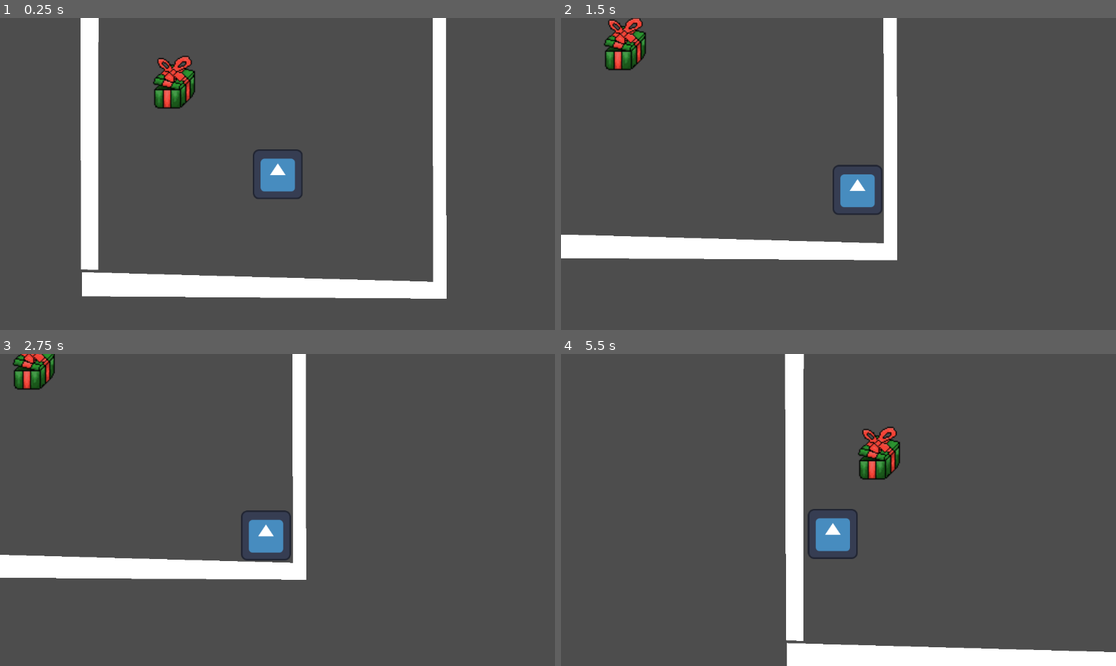
Above: before the commit, frames 1-4 (two rows, left to right).
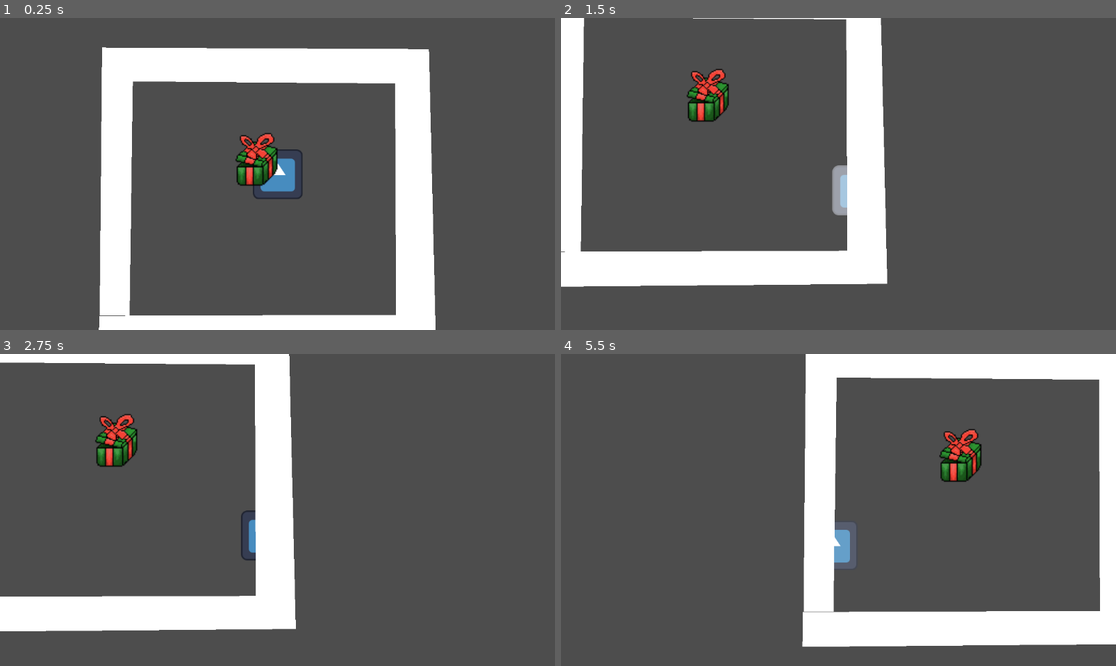
Above: after the commit, the same moments.

Repository: Creative0708/mcptjam2023prototype
Game: Godot game, scene res://scene.tscn
The game is run twice, just before and just after one commit, with the same random seed, the same clock (stepped at 60 frames per second) and the same inputs. The engine's default icon, where the game draws it, is replaced by a stand-in: a white triangle on a blue panel in a dark square.
Inputs (mouse positions are in pixels of both pictures, inside the frame that each line leads up to):
- Up to frame 1 (0.25 s): no input
- Up to frame 2 (1.5 s): move the mouse to (960, 158) at 0.52 s; hold D (right) 0.53-1.28 s; tap Space (dash, bound only after the commit) at 0.6, 1.35 s; move the mouse to (727, 189) at 1.27 s; hold S (down) from 1.28 s (still down)
- Up to frame 3 (2.75 s): move the mouse to (333, 441) at 2.02 s; release S (down) at 2.03 s; hold D (right) from 2.03 s (still down); tap Space (dash, bound only after the commit) at 2.1 s
- Up to frame 4 (5.5 s): move the mouse to (810, 572) at 2.77 s; release D (right) at 2.78 s; hold W (up) 2.78-3.53 s; tap Space (dash, bound only after the commit) every 0.75 s from 2.85 to 5.1 s; move the mouse to (1005, 556) at 3.52 s; hold A (left) 3.53-5.03 s; move the mouse to (672, 463) at 4.27 s; move the mouse to (866, 510) at 5.02 s; hold S (down) from 5.03 s (still down)

The runs differ from the first frame. In frame 1, 28% of the frame differs, in the area x 14-81%, y 0-100%; in frame 2, 19%; in frame 3, 18%; in frame 4, 26%.

Commit message:
add dashing mechanic & merge

Diff:
--- a/CameraFollow.gd
+++ b/CameraFollow.gd
@@ -10,8 +10,7 @@
 
 func _process(delta):
 	var viewport = get_viewport()
-	var mouse_pos = (viewport.get_mouse_position() / viewport.get_visible_rect().size - Vector2(0.5, 0.5)) * 2
-	mouse_pos = mouse_pos.clamp(Vector2(-1, -1), Vector2(1, 1))
+	var mouse_pos = ((viewport.get_mouse_position() / viewport.get_visible_rect().size - Vector2(0.5, 0.5)) * 2).clamp(Vector2(-1, -1), Vector2(1, 1))
 
 	var target_position = player.position + mouse_pos * MOUSE_LOOK_DISTANCE
 
--- a/PlayerMove.gd
+++ b/PlayerMove.gd
@@ -1,21 +1,39 @@
 extends CharacterBody2D
 
 
-const SPEED = 600.0
+const SPEED = 800.0
 const VELOCITY_LERP_FAC = 30
 
-# Get the gravity from the project settings to be synced with RigidBody nodes.
-var gravity = ProjectSettings.get_setting("physics/2d/default_gravity")
+const DASH_TIME = 0.5
+const DASH_SPEED = 2000
+const DASH_TINT_FAC = 0.7
+
+@onready var sprite = $Sprite
+
+@onready var camera = $"../Camera"
 
 func _ready():
 	motion_mode = MOTION_MODE_FLOATING
 
+var last_direction = Vector2.RIGHT
+var dash_timer = 0
+
 func _physics_process(delta):
 
-	var direction = Input.get_vector("left", "right", "up", "down")
+	var direction = Input.get_vector("left", "right", "up", "down").normalized()
+	if direction:
+		last_direction = direction
 
 	var target_velocity = direction * SPEED
 
-	velocity = lerp(velocity, target_velocity, clamp(delta * VELOCITY_LERP_FAC, 0, 1))
+	velocity = lerp(velocity, target_velocity, clamp(delta * VELOCITY_LERP_FAC * (1 - dash_timer / DASH_TIME), 0, 1))
+
+	if Input.is_action_just_pressed("dash") and not dash_timer > 0:
+		dash_timer = DASH_TIME
+		velocity = last_direction.normalized() * DASH_SPEED
+
+	if dash_timer > 0:
+		dash_timer = max(dash_timer - delta, 0)
+		sprite.material.set_shader_parameter("mix_fac", dash_timer / DASH_TIME * DASH_TINT_FAC)
 
 	move_and_slide()
--- a/project.godot
+++ b/project.godot
@@ -37,6 +37,11 @@
 "events": [Object(InputEventKey,"resource_local_to_scene":false,"resource_name":"","device":-1,"window_id":0,"alt_pressed":false,"shift_pressed":false,"ctrl_pressed":false,"meta_pressed":false,"pressed":false,"keycode":0,"physical_keycode":83,"key_label":0,"unicode":115,"echo":false,"script":null)
 ]
 }
+dash={
+"deadzone": 0.5,
+"events": [Object(InputEventKey,"resource_local_to_scene":false,"resource_name":"","device":-1,"window_id":0,"alt_pressed":false,"shift_pressed":false,"ctrl_pressed":false,"meta_pressed":false,"pressed":false,"keycode":0,"physical_keycode":32,"key_label":0,"unicode":32,"echo":false,"script":null)
+]
+}
 
 [rendering]
 
--- a/scene.tscn
+++ b/scene.tscn
@@ -6,9 +6,15 @@
 [ext_resource type="Script" path="res://Enemy.gd" id="4_qdcl6"]
 [ext_resource type="Texture2D" uid="uid://t7no55a7khbh" path="res://present-1/pixil-frame-0.png" id="5_2i03n"]
 [ext_resource type="Script" path="res://Test1.gd" id="6_8xn8a"]
+[ext_resource type="Shader" path="res://tint.gdshader" id="3_kx1fp"]
 
 [sub_resource type="RectangleShape2D" id="RectangleShape2D_rymyw"]
 size = Vector2(128.395, 127)
+
+[sub_resource type="ShaderMaterial" id="ShaderMaterial_saj63"]
+shader = ExtResource("3_kx1fp")
+shader_parameter/color = Vector3(1, 1, 1)
+shader_parameter/mix_fac = 0.0
 
 [node name="Node2D" type="Node2D"]
 position = Vector2(-181, 8)
@@ -21,13 +27,14 @@
 scale = Vector2(0.81, 0.81)
 script = ExtResource("1_4qmlv")
 
-[node name="Icon" type="Sprite2D" parent="Player"]
-texture = ExtResource("2_qp8uv")
-
 [node name="CollisionShape2D" type="CollisionShape2D" parent="Player"]
 position = Vector2(-1.23456, 0)
 scale = Vector2(1, 1)
 shape = SubResource("RectangleShape2D_rymyw")
+
+[node name="Sprite" type="Sprite2D" parent="Player"]
+material = SubResource("ShaderMaterial_saj63")
+texture = ExtResource("2_qp8uv")
 
 [node name="StaticBody2D" type="StaticBody2D" parent="."]
 scale = Vector2(0.545, 0.541)
@@ -49,3 +56,8 @@
 scale = Vector2(2.22656, 2.22656)
 texture = ExtResource("5_2i03n")
 script = ExtResource("6_8xn8a")
+position = Vector2(-33, -11)
+polygon = PackedVector2Array(697, -494, 724, 653, -561, 664, -559, 530, 572, 526, 568, -362, -431, -370, -443, 529, -557, 529, -548, -500)
+
+[node name="Polygon2D" type="Polygon2D" parent="StaticBody2D/CollisionPolygon2D"]
+polygon = PackedVector2Array(697, -494, 724, 653, -561, 664, -559, 530, 572, 526, 568, -362, -431, -370, -443, 529, -557, 529, -548, -500)
--- /dev/null
+++ b/tint.gdshader
@@ -0,0 +1,10 @@
+shader_type canvas_item;
+
+uniform vec3 color = vec3(0, 0, 0);
+uniform float mix_fac = 0;
+
+void fragment() {
+	vec4 tex = texture(TEXTURE, UV);
+	COLOR.rgb = mix(tex.rgb, color, mix_fac);
+	COLOR.a = tex.a;
+}
Not shown: 1 places in scene.tscn that only renumber resources
